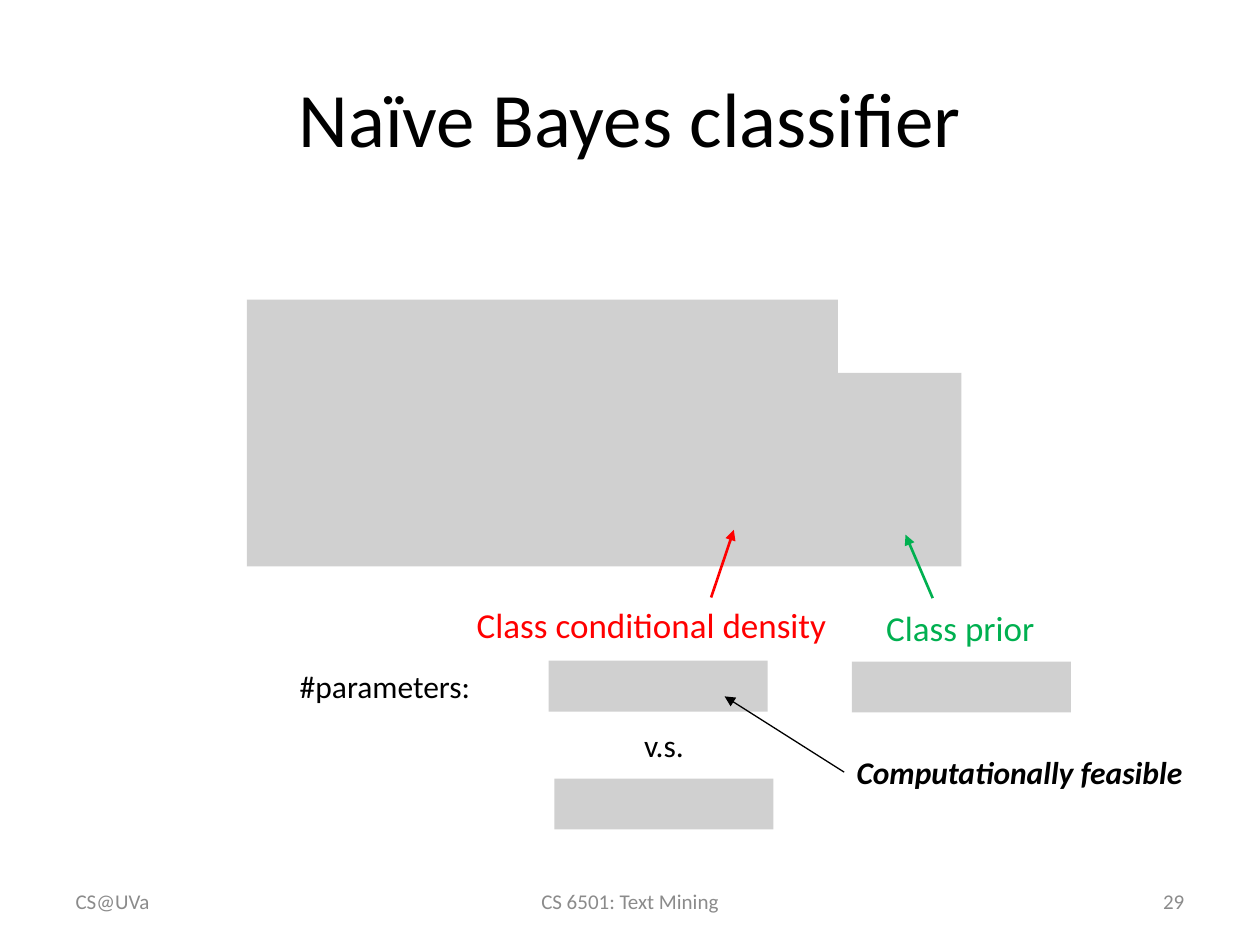
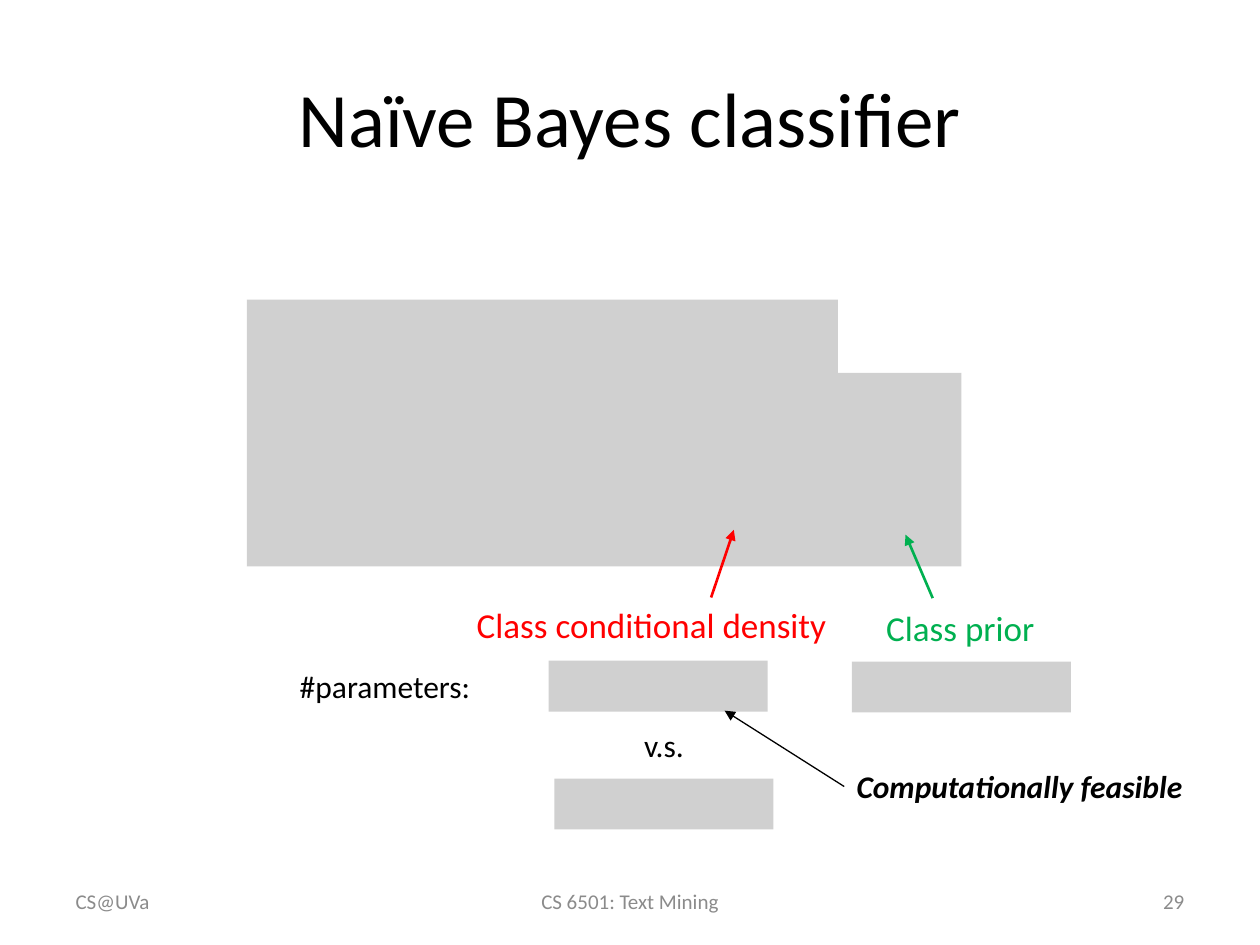
Before and after one commit to wang296/CS6501-Text-Mining, a slide deck: slide 29 of docs/kNN & Naïve Bayes.pptx. Drawn at 1260x945 pixels with LibreOffice and Linux fonts; fonts in the diff are those of the drawing; grey boxes stand for pictures. Boxes give left, top, right and bottom in pixels: in the first picture for what was removed or moved away, otherwise in the second. Text is boxed around its words. In the diff, an @@ line names an element or a change of style, - is before the commit and + after.

```diff
--- a/docs/kNN & Naïve Bayes.pptx
+++ b/docs/kNN & Naïve Bayes.pptx
@@ arrow moved from (844, 772) - (724, 697) to (844, 786) - (724, 711) @@
@@ text "Computationally feasible" moved from (x1=857, y1=762, x2=1183, y2=789) to (x1=857, y1=776, x2=1183, y2=803) @@
```
Also in this commit, not shown: 3 other slides changed, 5 other files.
